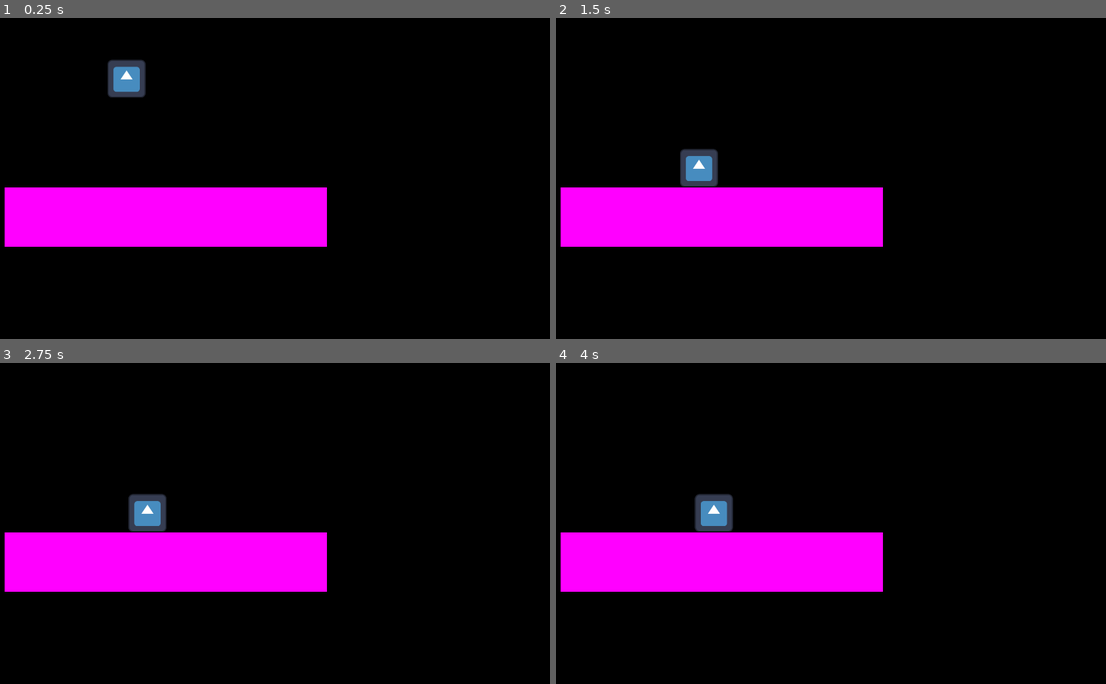
Above: before the commit, frames 1-4 (two rows, left to right).
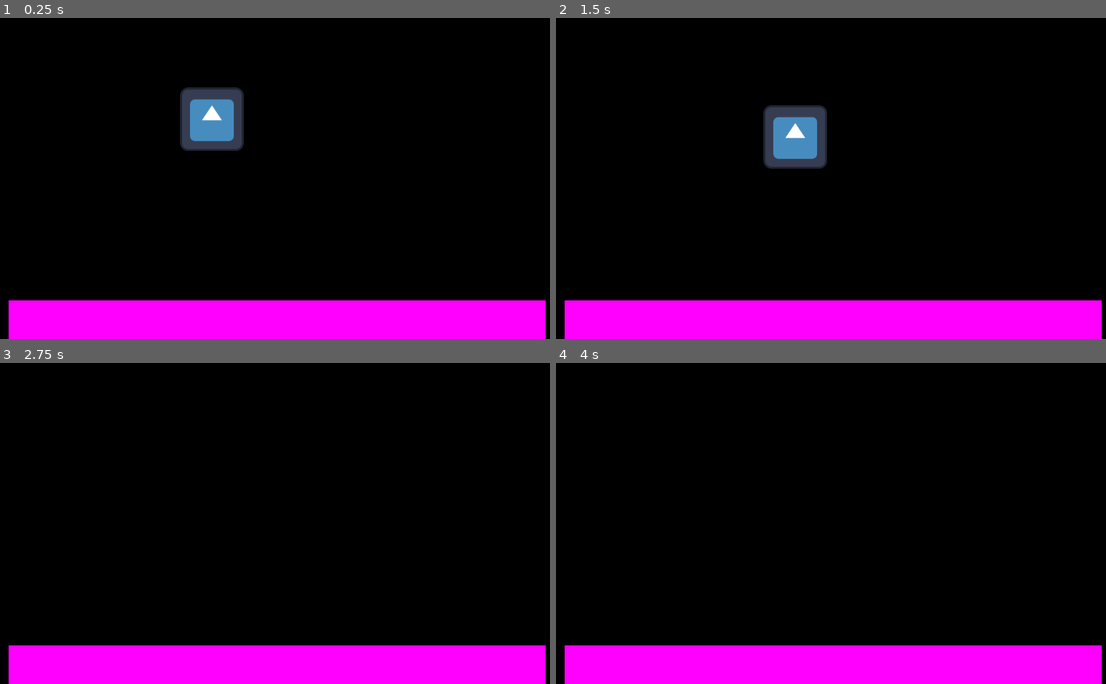
Above: after the commit, the same moments.

Repository: adudewithapc/piktiv-autumn-game-jam-2024
Game: Godot game, scene res://Scenes/Personal/Axel.tscn
The game is run twice, just before and just after one commit, with the same random seed, the same clock (stepped at 60 frames per second) and the same inputs. The engine's default icon, where the game draws it, is replaced by a stand-in: a white triangle on a blue panel in a dark square.
Inputs:
- Up to frame 1 (0.25 s): no input
- Up to frame 2 (1.5 s): hold Right (first_move_right) 0.53-1.28 s; tap Space (jump, bound only after the commit) at 0.6, 0.77, 1.07, 1.35 s; hold Left (first_move_left) from 1.28 s (still down)
- Up to frame 3 (2.75 s): tap Space (jump, bound only after the commit) at 1.52, 1.82, 2.1 s; release Left (first_move_left) at 2.03 s; hold Right (first_move_right) from 2.03 s (still down)
- Up to frame 4 (4 s): tap Space (jump, bound only after the commit) at 2.85, 3.02, 3.32, 3.6, 3.77 s; release Right (first_move_right) at 3.53 s; hold Left (first_move_left) from 3.53 s (still down)

The runs differ from the first frame. In frame 1, 26% of the frame differs, in the area x 0-100%, y 12-100%; in frame 2, 26%; in frame 3, 23%; in frame 4, 23%.

Commit message:
Added jumping!

Diff:
--- a/Scenes/Player.tscn
+++ b/Scenes/Player.tscn
@@ -1,7 +1,8 @@
-[gd_scene load_steps=4 format=3 uid="uid://c6yfd8r1lchfw"]
+[gd_scene load_steps=5 format=3 uid="uid://c6yfd8r1lchfw"]
 
 [ext_resource type="Texture2D" uid="uid://cdhi1x84a0e68" path="res://icon.svg" id="1_5nmld"]
-[ext_resource type="Script" path="res://Scripts/Player.gd" id="1_17dx8"]
+[ext_resource type="Script" path="res://Scripts/PlayerMove.gd" id="1_17dx8"]
+[ext_resource type="Script" path="res://Scripts/PlayerJump.gd" id="1_fyyni"]
 
 [sub_resource type="RectangleShape2D" id="RectangleShape2D_sohp8"]
 size = Vector2(128, 128)
@@ -9,6 +10,8 @@
 [node name="Player" type="RigidBody2D"]
 can_sleep = false
 freeze_mode = 1
+script = ExtResource("1_fyyni")
+jump_height = 500.0
 
 [node name="CollisionShape2D" type="CollisionShape2D" parent="."]
 shape = SubResource("RectangleShape2D_sohp8")
--- /dev/null
+++ b/Scripts/PlayerJump.gd
@@ -0,0 +1,7 @@
+extends RigidBody2D
+
+@export var jump_height : float = 1
+
+func _process(delta: float) -> void:
+	if Input.is_action_just_pressed("jump"):
+		apply_impulse(Vector2.UP * jump_height)
--- a/project.godot
+++ b/project.godot
@@ -17,9 +17,6 @@
 
 [display]
 
-window/size/viewport_width=1920
-window/size/viewport_height=1080
-window/size/mode=3
 window/size/resizable=false
 window/stretch/aspect="keep_height"
 
@@ -35,6 +32,11 @@
 "events": [Object(InputEventKey,"resource_local_to_scene":false,"resource_name":"","device":-1,"window_id":0,"alt_press …(195 unchanged characters)…
 ]
 }
+jump={
+"deadzone": 0.5,
+"events": [Object(InputEventKey,"resource_local_to_scene":false,"resource_name":"","device":-1,"window_id":0,"alt_pressed":false,"shift_pressed":false,"ctrl_pressed":false,"meta_pressed":false,"pressed":false,"keycode":0,"physical_keycode":32,"key_label":0,"unicode":32,"location":0,"echo":false,"script":null)
+]
+}
 
 [rendering]
 
Renamed: Scripts/Player.gd -> Scripts/PlayerMove.gd
